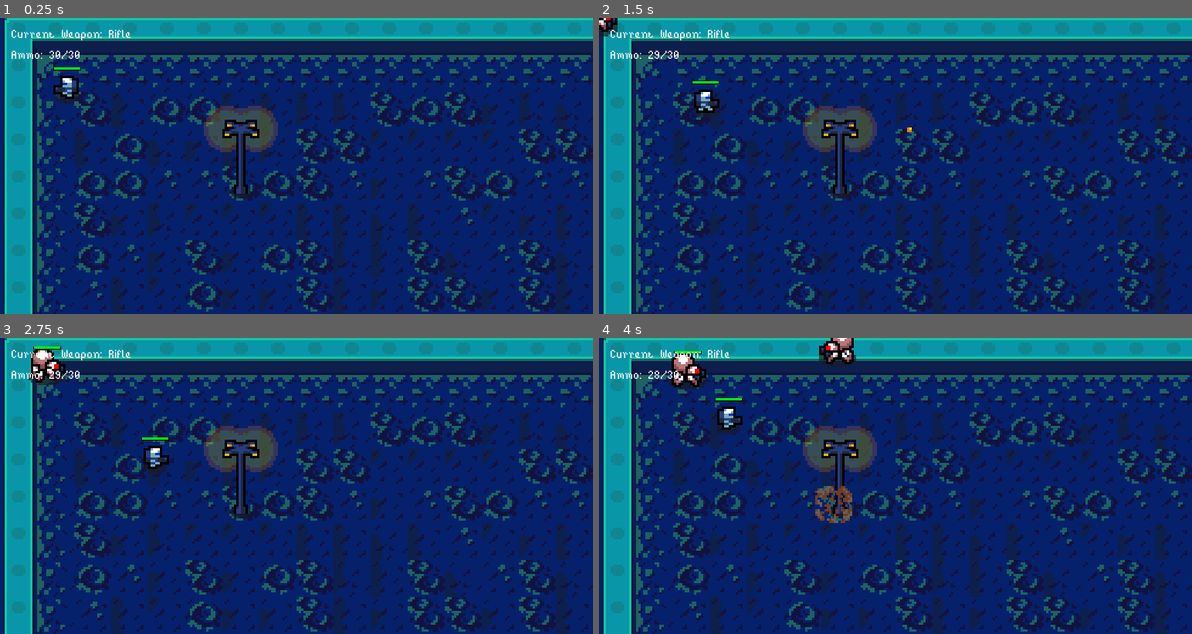
Above: before the commit, frames 1-4 (two rows, left to right).
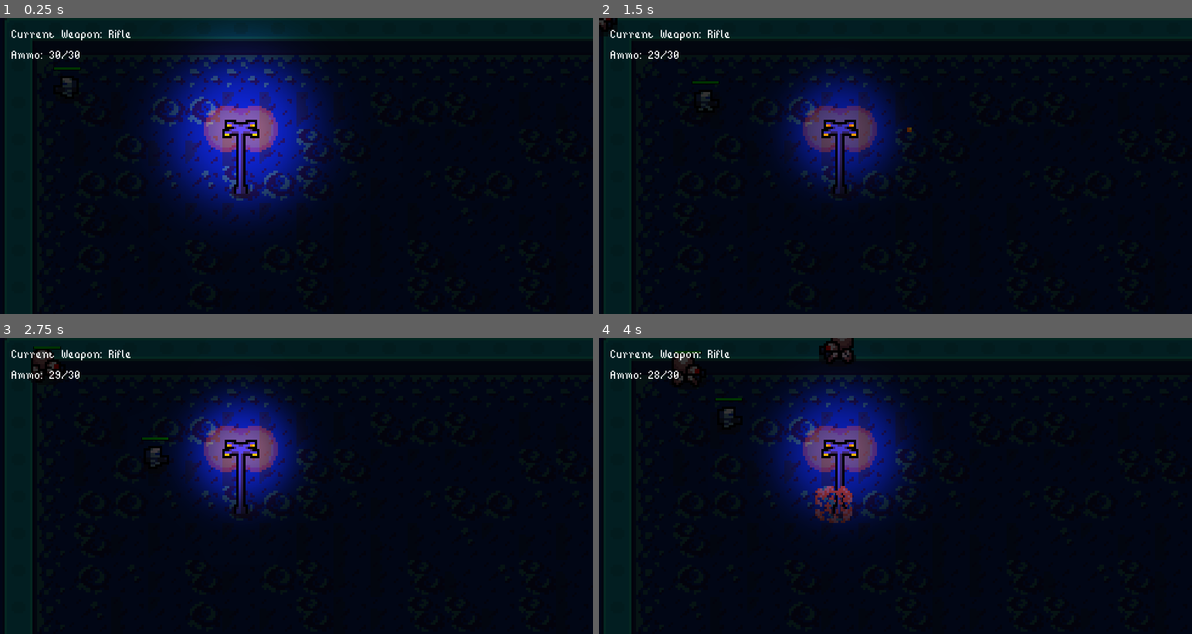
Above: after the commit, the same moments.

Repository: Gui-dev/topdown-shooter
Game: Godot game, scene res://scenes/management/game_level.tscn
Two runs of this game, one before a commit and one after it. Both use one fixed random seed, a clock stepped at 60 frames per second and the inputs below.
Inputs (mouse positions are in pixels of both pictures, inside the frame that each line leads up to):
- Up to frame 1 (0.25 s): no input
- Up to frame 2 (1.5 s): move the mouse to (1025, 151) at 0.52 s; hold Right (ui_right) 0.53-1.28 s; click (1025, 151) at 0.67 s; tap Space (ui_select) at 0.77 s; move the mouse to (776, 180) at 1.27 s; hold Down (ui_down) from 1.28 s (still down)
- Up to frame 3 (2.75 s): tap Space (ui_select) at 1.52 s; move the mouse to (355, 420) at 2.02 s; release Down (ui_down) at 2.03 s; hold Right (ui_right) from 2.03 s (still down)
- Up to frame 4 (4 s): move the mouse to (865, 545) at 2.77 s; release Right (ui_right) at 2.78 s; hold Up (ui_up) 2.78-3.53 s; click (865, 545) at 2.92 s; tap Space (ui_select) at 3.02, 3.77 s; move the mouse to (1073, 530) at 3.52 s; hold Left (ui_left) from 3.53 s (still down)

The runs differ from the first frame. In frame 1, 95% of the frame differs, in the area x 0-100%, y 0-100%; in frame 2, 96%; in frame 3, 97%; in frame 4, 96%.

Commit message:
feat: add spot light

Diff:
--- a/project.godot
+++ b/project.godot
@@ -84,6 +84,11 @@
 "language": "GDScript",
 "path": "res://scripts/player/soldier.gd"
 }, {
+"base": "Camera2D",
+"class": "SoldierCamera",
+"language": "GDScript",
+"path": "res://scripts/player/camera.gd"
+}, {
 "base": "Sprite",
 "class": "SoldierTexture",
 "language": "GDScript",
@@ -105,6 +110,7 @@
 "LayeredObjects": "",
 "MoveState": "",
 "Soldier": "",
+"SoldierCamera": "",
 "SoldierTexture": ""
 }
 
--- a/scenes/management/game_level.tscn
+++ b/scenes/management/game_level.tscn
@@ -7,6 +7,7 @@
 [ext_resource path="res://scripts/management/game_level.gd" type="Script" id=5]
 [ext_resource path="res://scenes/enemies/spider.tscn" type="PackedScene" id=6]
 [ext_resource path="res://scripts/management/layered_objects.gd" type="Script" id=7]
+[ext_resource path="res://scenes/management/light_spot.tscn" type="PackedScene" id=8]
 
 [sub_resource type="ConvexPolygonShape2D" id=2]
 points = PoolVector2Array( 0, 0, 16, 0, 16, 16, 0, 16 )
@@ -1204,6 +1205,11 @@
 } ]
 28/z_index = 0
 
+[sub_resource type="Environment" id=72]
+background_mode = 4
+glow_enabled = true
+glow_hdr_threshold = 1.5
+
 [node name="GameLevel" type="Node2D"]
 script = ExtResource( 5 )
 
@@ -1248,4 +1254,38 @@
 one_shot = true
 autostart = true
 
+[node name="pos_processing" type="Node2D" parent="."]
+
+[node name="mask" type="CanvasModulate" parent="pos_processing"]
+color = Color( 0.2, 0.2, 0.2, 1 )
+
+[node name="world_environment" type="WorldEnvironment" parent="pos_processing"]
+environment = SubResource( 72 )
+
+[node name="light_spots" type="Node2D" parent="."]
+
+[node name="LightSpot" parent="light_spots" instance=ExtResource( 8 )]
+position = Vector2( 104, 49 )
+
+[node name="LightSpot2" parent="light_spots" instance=ExtResource( 8 )]
+position = Vector2( 200, 225 )
+
+[node name="LightSpot3" parent="light_spots" instance=ExtResource( 8 )]
+position = Vector2( 408, 194 )
+
+[node name="LightSpot4" parent="light_spots" instance=ExtResource( 8 )]
+position = Vector2( 584, 66 )
+
+[node name="LightSpot5" parent="light_spots" instance=ExtResource( 8 )]
+position = Vector2( 424, 338 )
+
+[node name="LightSpot6" parent="light_spots" instance=ExtResource( 8 )]
+position = Vector2( 297, 402 )
+
+[node name="LightSpot7" parent="light_spots" instance=ExtResource( 8 )]
+position = Vector2( 120, 418 )
+
+[node name="LightSpot8" parent="light_spots" instance=ExtResource( 8 )]
+position = Vector2( 584, 419 )
+
 [connection signal="timeout" from="layered_objects/timer" to="layered_objects" method="_on_timer_timeout"]
--- /dev/null
+++ b/scenes/management/light_spot.tscn
@@ -0,0 +1,69 @@
+[gd_scene load_steps=4 format=2]
+
+[ext_resource path="res://assets/effects/light.png" type="Texture" id=1]
+
+[sub_resource type="Animation" id=1]
+length = 0.001
+tracks/0/type = "value"
+tracks/0/path = NodePath(".:texture_scale")
+tracks/0/interp = 1
+tracks/0/loop_wrap = true
+tracks/0/imported = false
+tracks/0/enabled = true
+tracks/0/keys = {
+"times": PoolRealArray( 0 ),
+"transitions": PoolRealArray( 1 ),
+"update": 0,
+"values": [ 0.3 ]
+}
+tracks/1/type = "value"
+tracks/1/path = NodePath(".:energy")
+tracks/1/interp = 1
+tracks/1/loop_wrap = true
+tracks/1/imported = false
+tracks/1/enabled = true
+tracks/1/keys = {
+"times": PoolRealArray( 0 ),
+"transitions": PoolRealArray( 1 ),
+"update": 0,
+"values": [ 1.0 ]
+}
+
+[sub_resource type="Animation" id=2]
+resource_name = "light"
+length = 5.0
+loop = true
+tracks/0/type = "value"
+tracks/0/path = NodePath(".:texture_scale")
+tracks/0/interp = 1
+tracks/0/loop_wrap = true
+tracks/0/imported = false
+tracks/0/enabled = true
+tracks/0/keys = {
+"times": PoolRealArray( 0, 1.5, 3.5 ),
+"transitions": PoolRealArray( 1, 1, 1 ),
+"update": 0,
+"values": [ 0.3, 0.2, 0.2 ]
+}
+tracks/1/type = "value"
+tracks/1/path = NodePath(".:energy")
+tracks/1/interp = 1
+tracks/1/loop_wrap = true
+tracks/1/imported = false
+tracks/1/enabled = true
+tracks/1/keys = {
+"times": PoolRealArray( 0, 1.5, 3.5, 3.501 ),
+"transitions": PoolRealArray( 1, 1, 1, 1 ),
+"update": 0,
+"values": [ 1.0, 0.8, 1.0, 0.8 ]
+}
+
+[node name="LightSpot" type="Light2D"]
+texture = ExtResource( 1 )
+texture_scale = 0.3
+color = Color( 2, 1, 2, 1 )
+
+[node name="animation" type="AnimationPlayer" parent="."]
+autoplay = "light"
+anims/RESET = SubResource( 1 )
+anims/light = SubResource( 2 )
--- a/scripts/player/soldier_texture.gd
+++ b/scripts/player/soldier_texture.gd
@@ -65,5 +65,4 @@
     'hit':
       parent.set_physics_process(true)
     'death':
-      yield(get_tree().create_timer(1), 'timeout')
       get_tree().call_group('interface', 'reload_game')
Not shown: 1 places in scenes/management/game_level.tscn that only renumber resources
